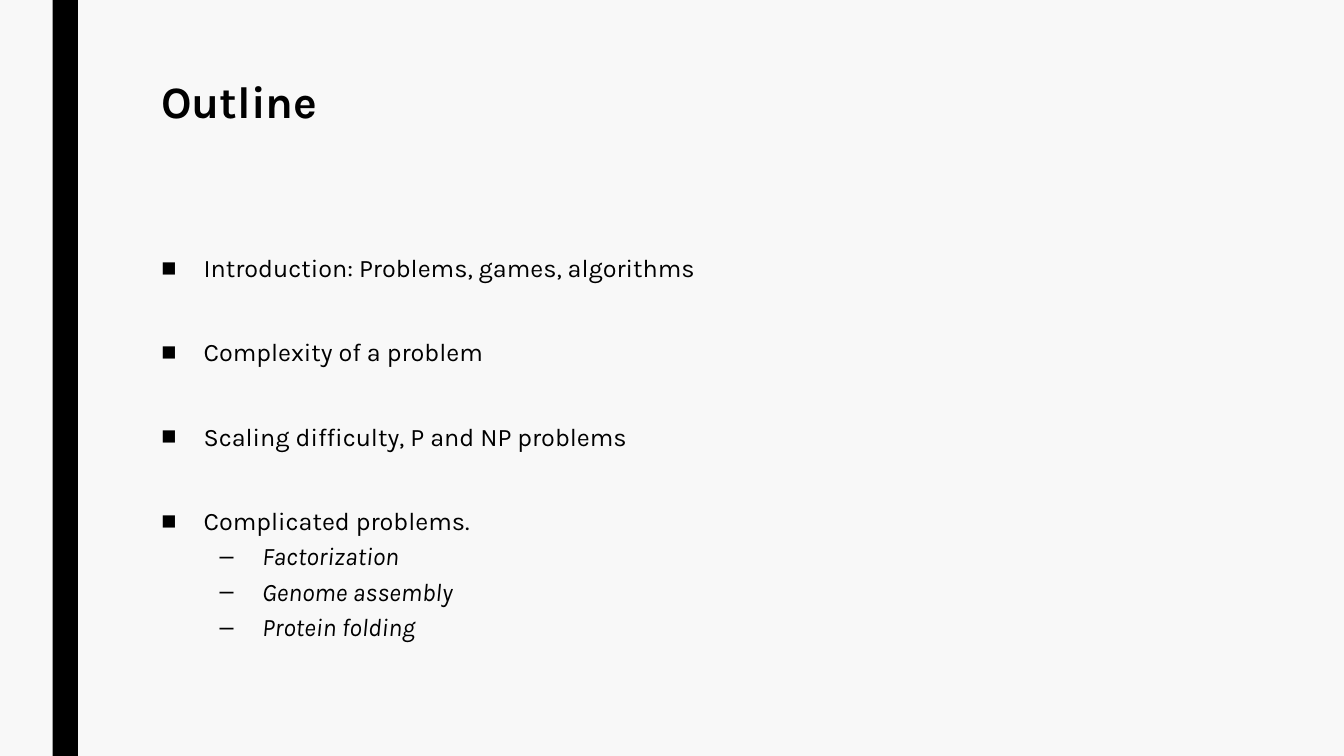
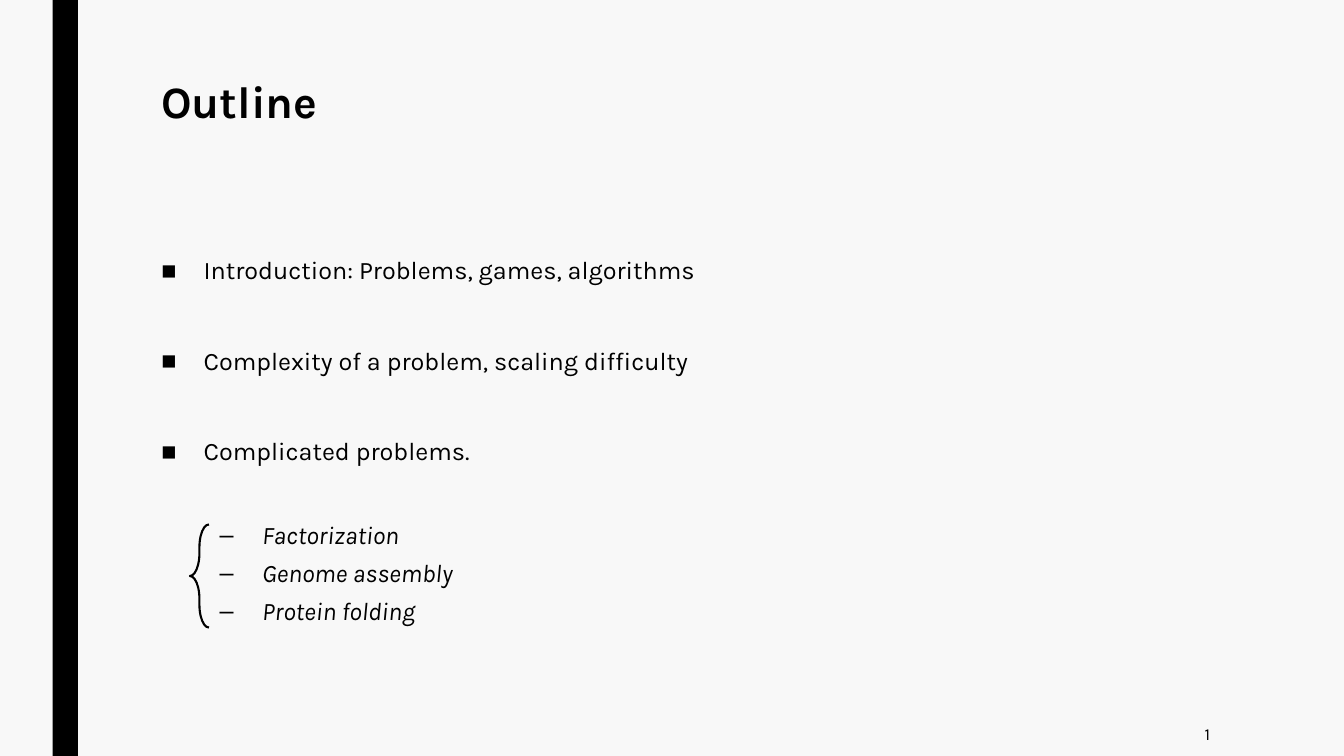
Before and after one commit to jurtasun/presentations, a slide deck: slide 2 of 202306_LMS_Complexity/230619_LMS_Complexity.ppt. Drawn at 1344x756 pixels with LibreOffice and Linux fonts; fonts in the diff are those of the drawing. Boxes give left, top, right and bottom in pixels: in the first picture for what was removed or moved away, otherwise in the second. Text is boxed around its words. In the diff, an @@ line names an element or a change of style, - is before the commit and + after.

```diff
--- a/202306_LMS_Complexity/230619_LMS_Complexity.ppt
+++ b/202306_LMS_Complexity/230619_LMS_Complexity.ppt
@@ text at (204, 261, 695, 627): line spacing 0.84 to 0.94 @@
@@ text at (204, 352, 688, 376): text changed @@
-■ Complexity of a problem
-■ Scaling difficulty, P and NP problems
+■ Complexity of a problem, scaling difficulty
@@ left brace added at (190, 524, 209, 627), outline #000000 1.5 pt @@
@@ text added at (1205, 729, 1211, 740), 12 pt, text #000000 @@
+1
```
Also in this commit, not shown: 7 other slides changed.
